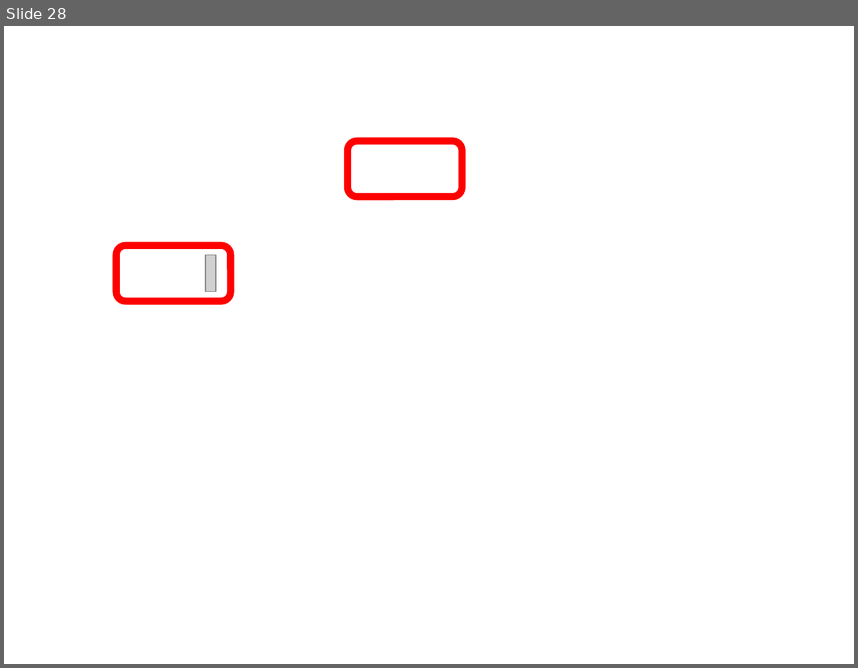
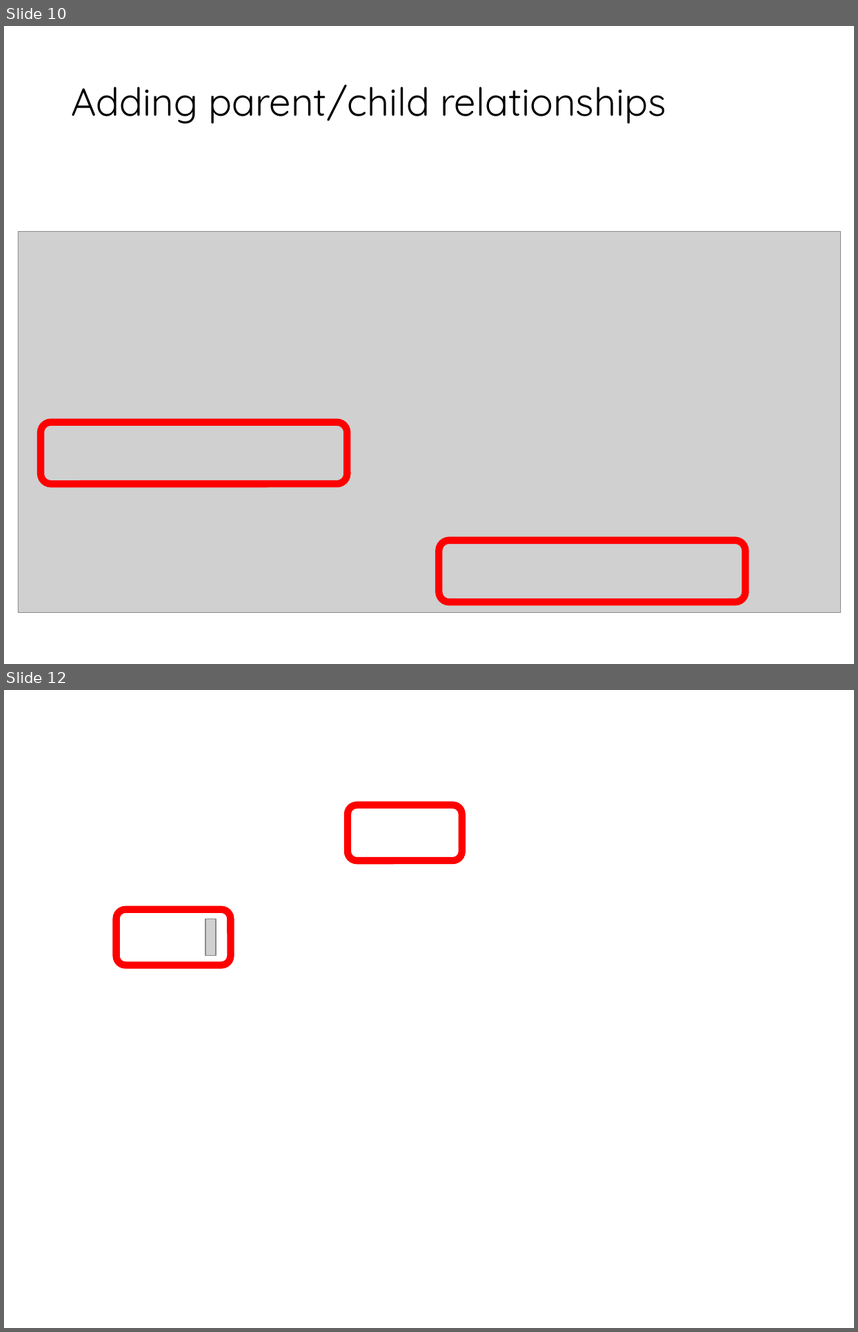
Before and after one commit to fossabot/SPE2018, a slide deck: Lecture Slides/02 Open Project.pptx. Shown one above the other, each under a label of ours: slide 28 before the commit, slides 10 and 12 after it; the slides between them are not shown. The pictures are 858x668 and 858x1332 pixels, drawn with LibreOffice and Linux fonts; fonts in the diff are those of the drawing; grey boxes stand for pictures; background and template pictures are left out. Boxes give left, top, right and bottom in pixels: in the first picture for what was removed or moved away, otherwise in the second. Text is boxed around its words. In the diff, an @@ line names an element or a change of style, - is before the commit and + after.

```diff
--- a/Lecture Slides/02 Open Project.pptx
+++ b/Lecture Slides/02 Open Project.pptx
@@ slide 10 added at [4, 26, 854, 664], background #FFFFFF @@
@@ title added at [71, 85, 666, 124], 33 pt, text #000000 @@
+Adding parent/child relationships
@@ picture added at [18, 232, 840, 612] @@
@@ rounded rectangle added at [41, 422, 348, 484], outline #FF0000 6 pt @@
@@ rounded rectangle added at [439, 540, 746, 602], outline #FF0000 6 pt @@
@@ what was slide 28 is now slide 12 @@
```
Also in this commit, not shown: 1 slide changed, 2 other slides added, 3 slides removed, 1 other file.
